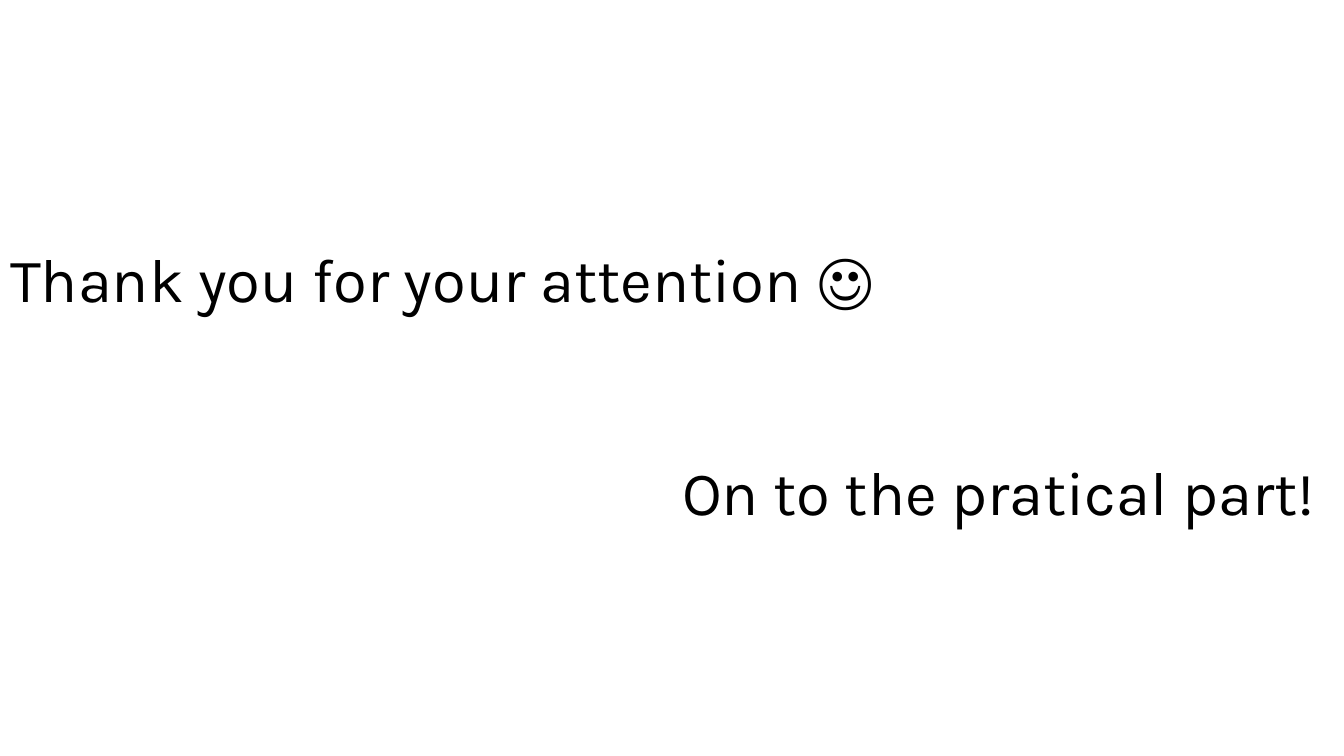
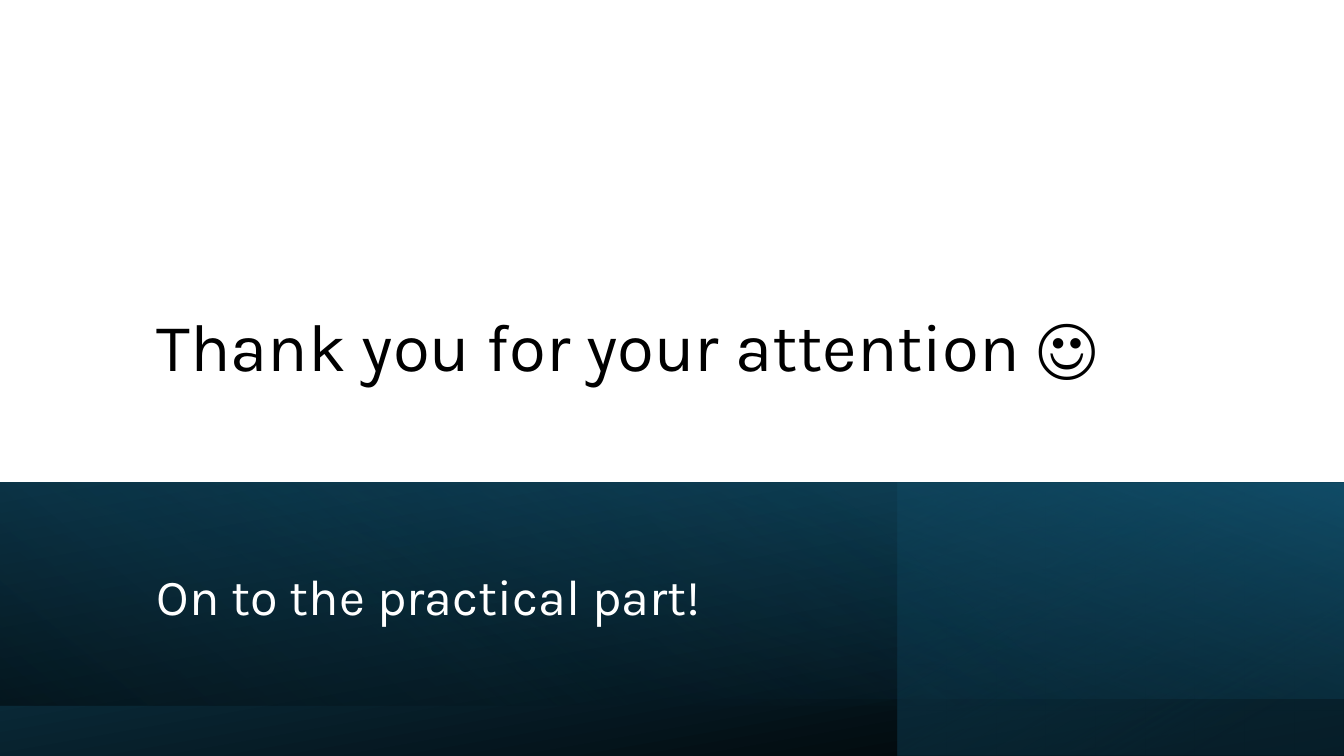
Before and after one commit to sebivenlo/esd-2024-terraform, a slide deck: slide 21 of Presentation/Terraform.pptx. Drawn at 1344x756 pixels with LibreOffice and Linux fonts; fonts in the diff are those of the drawing. Boxes give left, top, right and bottom in pixels: in the first picture for what was removed or moved away, otherwise in the second. Text is boxed around its words. In the diff, an @@ line names an element or a change of style, - is before the commit and + after.

```diff
--- a/Presentation/Terraform.pptx
+++ b/Presentation/Terraform.pptx
@@ title "Thank you for your attention ...": place and size @@
-title "Thank you for your attention ..." at bbox=[10, 259, 801, 317]
+title "Thank you for your attention ..." at bbox=[157, 324, 1020, 388]
@@ title "Thank you for your attention ..." at bbox=[157, 324, 1020, 388]: size 44 to 48 pt; vertical alignment middle to bottom @@
@@ rectangle added at bbox=[0, 482, 1344, 756], fill gradient #104862 to #000000 @@
@@ rectangle added at bbox=[0, 483, 1344, 699], fill gradient #0B3041 to #156082 @@
@@ rectangle added at bbox=[0, 483, 1344, 706], fill gradient #0B3041 to #000000 @@
@@ rectangle added at bbox=[897, 482, 1344, 756], fill gradient #156082 to #0B3041 @@
@@ text at bbox=[157, 580, 700, 627]: text changed; size 44 to 36 pt; text colour #000000 to #FFFFFF @@
-On to the pratical part!
+On to the practical part!
```
Also in this commit, not shown: 17 other slides changed, 2 slides added, 2 slides removed.
